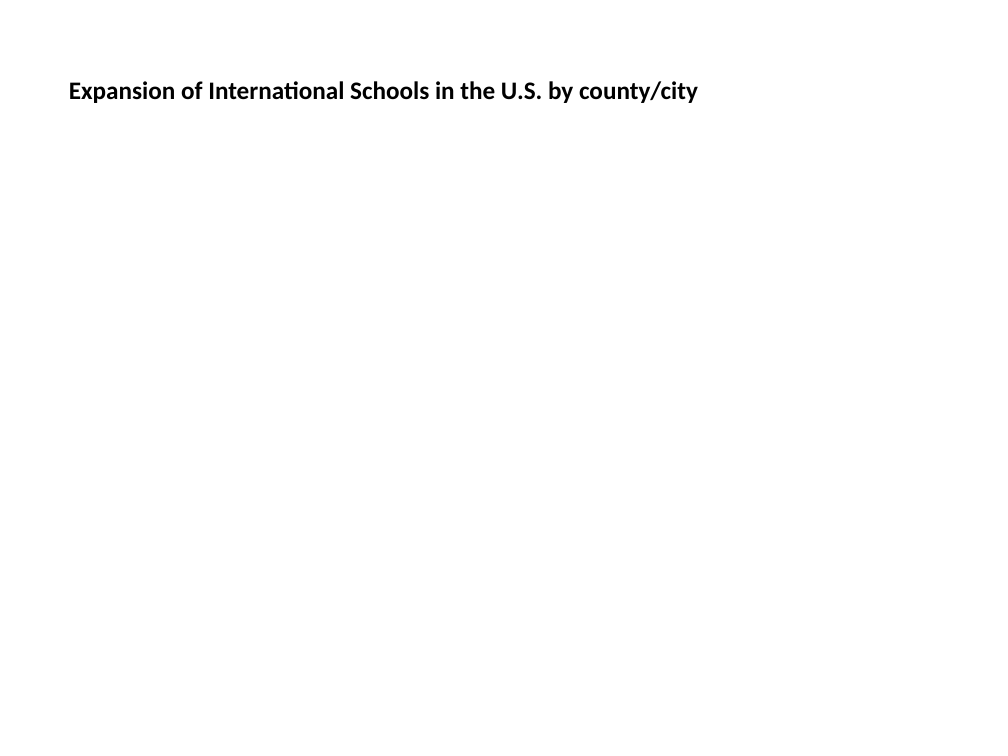
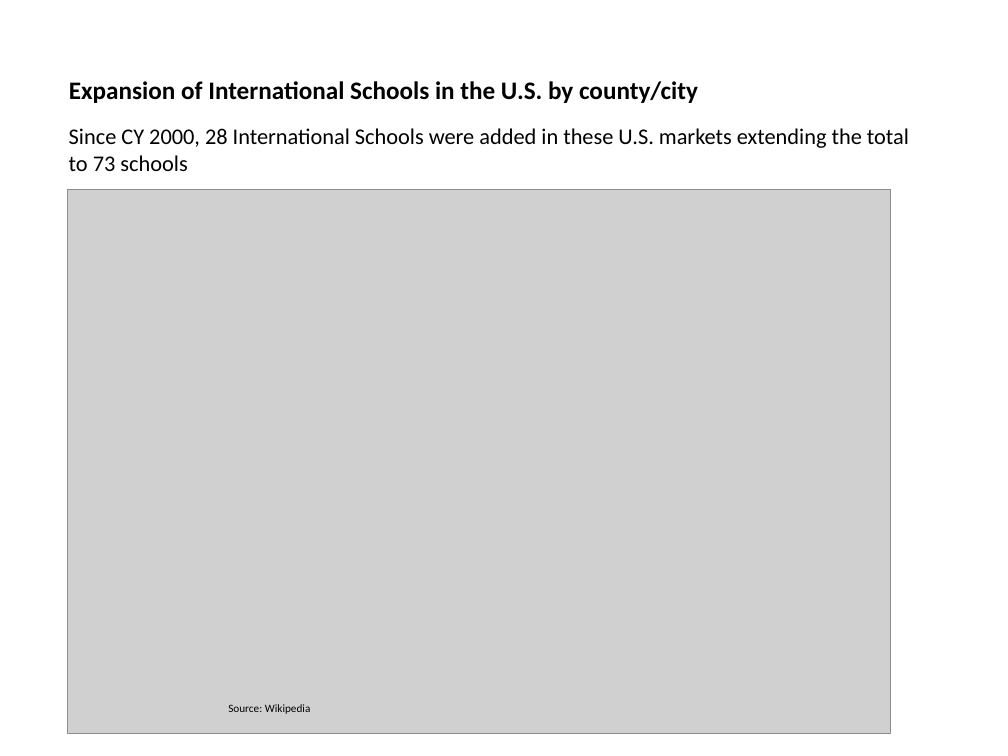
Before and after one commit to kadzema/InternationalSchoolsUS, a slide deck: slide 11 of PowerPoint/International_Schools_DRAFT 13122017.pptx. Drawn at 1008x756 pixels with LibreOffice and Linux fonts; fonts in the diff are those of the drawing; grey boxes stand for pictures. Boxes give left, top, right and bottom in pixels: in the first picture for what was removed or moved away, otherwise in the second. Text is boxed around its words. In the diff, an @@ line names an element or a change of style, - is before the commit and + after.

```diff
--- a/PowerPoint/International_Schools_DRAFT 13122017.pptx
+++ b/PowerPoint/International_Schools_DRAFT 13122017.pptx
@@ text added at [69,128,909,171], 16 pt, text #000000 @@
+Since CY 2000, 28 International Schools were added in these U.S. markets extending the total to 73 schools
@@ picture added at [68,190,891,734] @@
@@ text added at [228,704,311,714], 8 pt, text #000000 @@
+Source: Wikipedia
```
Also in this commit, not shown: 4 other slides changed, 1 slide added, 1 slide removed, 6 other files.
